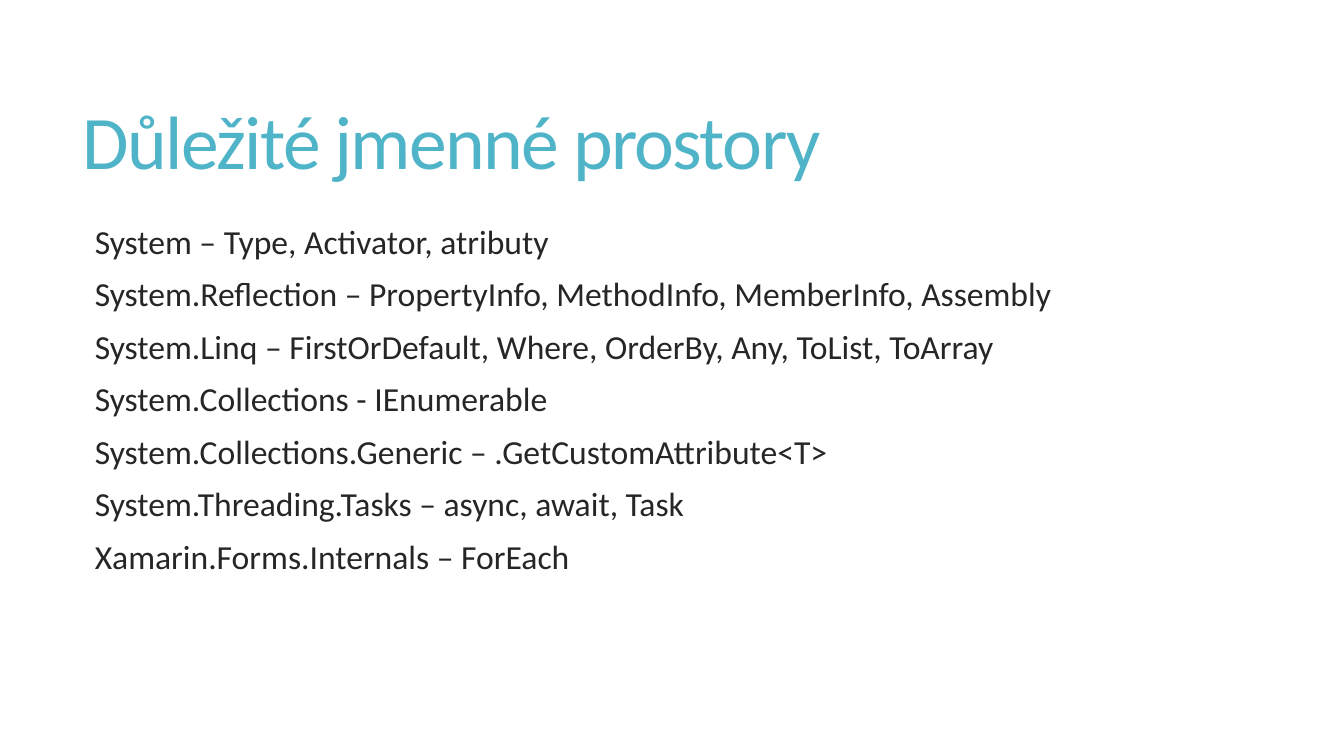
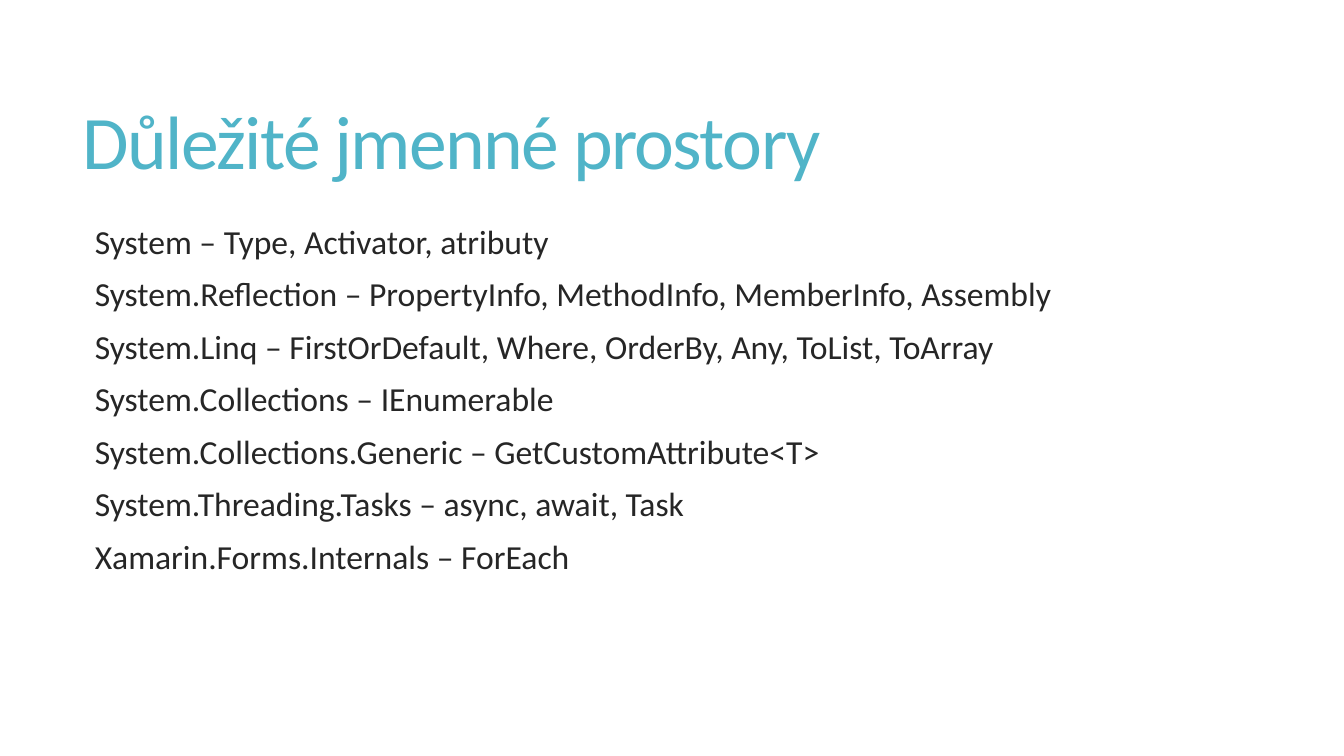
Before and after one commit to PetrVobornik/prednasky, a slide deck: slide 9 of Xamarin.Forms/07-Reflexe/reflexe.ppsx. Drawn at 1344x756 pixels with LibreOffice and Linux fonts; fonts in the diff are those of the drawing. Boxes give left, top, right and bottom in pixels: in the first picture for what was removed or moved away, otherwise in the second. Text is boxed around its words. In the diff, an @@ line names an element or a change of style, - is before the commit and + after.

```diff
--- a/Xamarin.Forms/07-Reflexe/reflexe.ppsx
+++ b/Xamarin.Forms/07-Reflexe/reflexe.ppsx
@@ text at box(95, 387, 819, 470): text changed @@
-  System.Collections - IEnumerable
-  System.Collections.Generic – .GetCustomAttribute<T>
+  System.Collections – IEnumerable
+  System.Collections.Generic – GetCustomAttribute<T>
```
Also in this commit, not shown: 3 other files.
